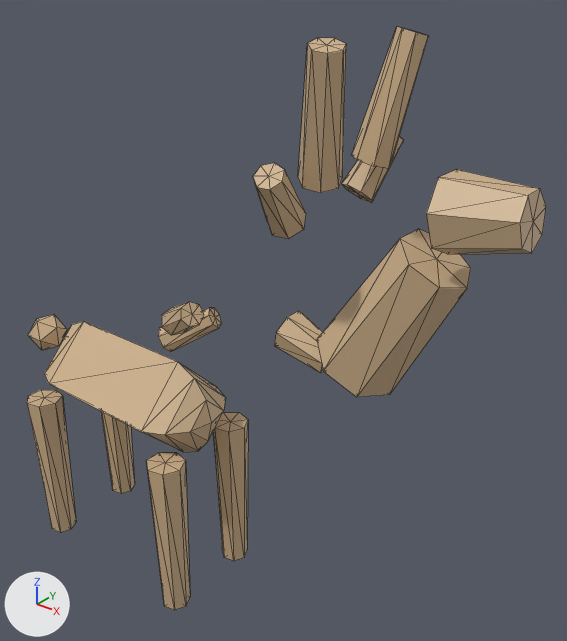
Renders of the glTF model public/studio/v2.15.0/d_deer/model.glb from each side of a commit.
The view is the same before and after, from a 50 mm lens placed at (4.71, -3.79, 4.98), pointed at (1.35, 0.41, 2.38). Arrows for +X, +Y and +Z are at lower left; the lights stay in place. The first picture is the older version. Mesh edges are drawn as thin lines. Where no turn or scale is listed for an object, it has been applied to the vertices.

Objects in the first picture: 'part0', 'part1', 'part10', 'part11', 'part12', 'part13', 'part14', 'part2', 'part3', 'part4', 'part5', 'part6', 'part7', 'part8', 'part9'.
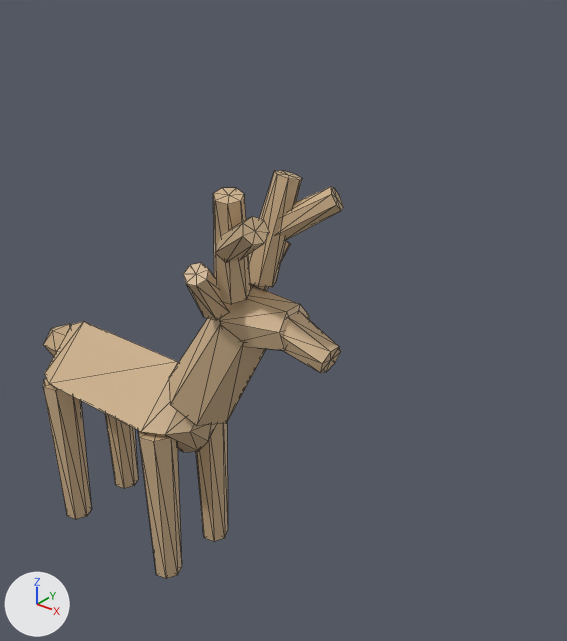
Pixel boxes (x1, y1, x2, y2) of what changed, in the pictures (567 x 641 px):
'part1', moved: before (317, 229, 471, 397); after (169, 318, 266, 425)
'part2', moved: before (426, 170, 546, 254); after (219, 285, 309, 350)
'part7', moved: before (298, 38, 346, 193); after (213, 188, 251, 304)
'part6', moved: before (351, 27, 429, 169); after (249, 171, 302, 287)
'part14', moved: before (27, 390, 76, 532); after (43, 379, 91, 519)
'part12', moved: before (146, 452, 190, 610); after (138, 430, 182, 579)
'part11', moved: before (213, 412, 248, 561); after (196, 423, 228, 541)
'part5', moved: before (253, 163, 306, 239); after (183, 263, 230, 320)
'part8', moved: before (158, 308, 222, 352); after (277, 187, 343, 240)
'part9', moved: before (162, 302, 204, 335); after (215, 216, 269, 263)
'part13', moved: before (101, 411, 135, 493); after (105, 413, 138, 488)
'part4', moved (mostly hidden afterwards): before (342, 137, 403, 203); after (251, 241, 291, 291)
'part10', moved: before (28, 314, 67, 350); after (43, 324, 71, 356)

The change, as a list of edits to the scene's bpy script:
```text
Change me_geometry_1:
    remove me_geometry_1.from_pydata(...)  # 16 vertices, 28 faces; spans x 2.056..2.993, y -0.292..0.292, z 2.369..3.465
    add me_geometry_1.from_pydata(...)  # 16 vertices, 28 faces; spans x 0.618..1.556, y -0.292..0.292, z 1.565..2.662
    me_geometry_1 part 1: the whole mesh is moved by (-1.438, 0.0, -0.803)
Change me_geometry_2:
    remove me_geometry_2.from_pydata(...)  # 16 vertices, 28 faces; spans x 2.807..3.327, y -0.234..0.234, z 3.399..3.852
    add me_geometry_2.from_pydata(...)  # 16 vertices, 28 faces; spans x 1.278..1.798, y -0.234..0.234, z 2.311..2.765
    me_geometry_2 part 2: the whole mesh is moved by (-1.53, 0.0, -1.087)
Change me_geometry_4:
    remove me_geometry_4.from_pydata(...)  # 16 vertices, 28 faces; spans x 1.888..2.166, y 0.273..0.696, z 3.436..3.902
    add me_geometry_4.from_pydata(...)  # 16 vertices, 28 faces; spans x 1.111..1.388, y 0.088..0.511, z 2.61..3.076
    me_geometry_4 part 3: the whole mesh is moved by (-0.777, -0.185, -0.826)
Change me_geometry_5:
    remove me_geometry_5.from_pydata(...)  # 16 vertices, 28 faces; spans x 1.888..2.166, y -0.696..-0.273, z 3.436..3.902
    add me_geometry_5.from_pydata(...)  # 16 vertices, 28 faces; spans x 1.111..1.388, y -0.511..-0.088, z 2.61..3.076
    me_geometry_5 part 4: the whole mesh is moved by (-0.777, 0.185, -0.826)
Change me_geometry_6:
    remove me_geometry_6.from_pydata(...)  # 16 vertices, 28 faces; spans x 2.04..2.394, y 0.141..0.52, z 3.722..4.533
    add me_geometry_6.from_pydata(...)  # 16 vertices, 28 faces; spans x 1.224..1.578, y 0.017..0.396, z 2.765..3.575
    me_geometry_6 part 5: the whole mesh is moved by (-0.816, -0.125, -0.957)
Change me_geometry_7:
    remove me_geometry_7.from_pydata(...)  # 16 vertices, 28 faces; spans x 2.04..2.394, y -0.52..-0.141, z 3.722..4.533
    add me_geometry_7.from_pydata(...)  # 16 vertices, 28 faces; spans x 1.224..1.578, y -0.396..-0.017, z 2.765..3.575
    me_geometry_7 part 6: the whole mesh is moved by (-0.816, 0.125, -0.957)
Change me_geometry_8:
    remove me_geometry_8.from_pydata(...)  # 16 vertices, 28 faces; spans x 0.367..0.868, y -0.053..0.303, z 1.989..2.393
    add me_geometry_8.from_pydata(...)  # 16 vertices, 28 faces; spans x 1.352..1.853, y 0.147..0.504, z 3.094..3.498
    me_geometry_8 part 7: the whole mesh is moved by (0.985, 0.2, 1.105)
Change me_geometry_9:
    remove me_geometry_9.from_pydata(...)  # 16 vertices, 28 faces; spans x 0.62..1.12, y -0.355..0.001, z 2.272..2.677
    add me_geometry_9.from_pydata(...)  # 16 vertices, 28 faces; spans x 1.352..1.853, y -0.504..-0.147, z 3.094..3.498
    me_geometry_9 part 8: the whole mesh is moved by (0.733, -0.149, 0.822)
Change me_geometry_10:
    remove me_geometry_10.from_pydata(...)  # 12 vertices, 20 faces; spans x -1.321..-1.015, y -0.153..0.153, z 1.496..1.802
    add me_geometry_10.from_pydata(...)  # 12 vertices, 20 faces; spans x -1.093..-0.787, y -0.153..0.153, z 1.467..1.773
    me_geometry_10 part 9: the whole mesh is moved by (0.228, 0.0, -0.029)
Change me_geometry_11:
    remove me_geometry_11.from_pydata(...)  # 16 vertices, 28 faces; spans x 0.642..0.946, y 0.224..0.536, z -0.195..1.255
    add me_geometry_11.from_pydata(...)  # 16 vertices, 28 faces; spans x 0.476..0.78, y 0.144..0.456, z 0.0..1.45
    me_geometry_11 part 10: the whole mesh is moved by (-0.166, -0.08, 0.195)
Change me_geometry_12:
    remove me_geometry_12.from_pydata(...)  # 16 vertices, 28 faces; spans x 0.642..0.946, y -0.536..-0.224, z -0.195..1.255
    add me_geometry_12.from_pydata(...)  # 16 vertices, 28 faces; spans x 0.476..0.78, y -0.456..-0.144, z 0.0..1.45
    me_geometry_12 part 11: the whole mesh is moved by (-0.166, 0.08, 0.195)
Change me_geometry_13:
    remove me_geometry_13.from_pydata(...)  # 16 vertices, 28 faces; spans x -0.93..-0.626, y 0.224..0.536, z -0.195..1.255
    add me_geometry_13.from_pydata(...)  # 16 vertices, 28 faces; spans x -0.764..-0.46, y 0.144..0.456, z 0.0..1.45
    me_geometry_13 part 12: the whole mesh is moved by (0.166, -0.08, 0.195)
Change me_geometry_14:
    remove me_geometry_14.from_pydata(...)  # 16 vertices, 28 faces; spans x -0.93..-0.626, y -0.536..-0.224, z -0.195..1.255
    add me_geometry_14.from_pydata(...)  # 16 vertices, 28 faces; spans x -0.764..-0.46, y -0.456..-0.144, z 0.0..1.45
    me_geometry_14 part 13: the whole mesh is moved by (0.166, 0.08, 0.195)
```
